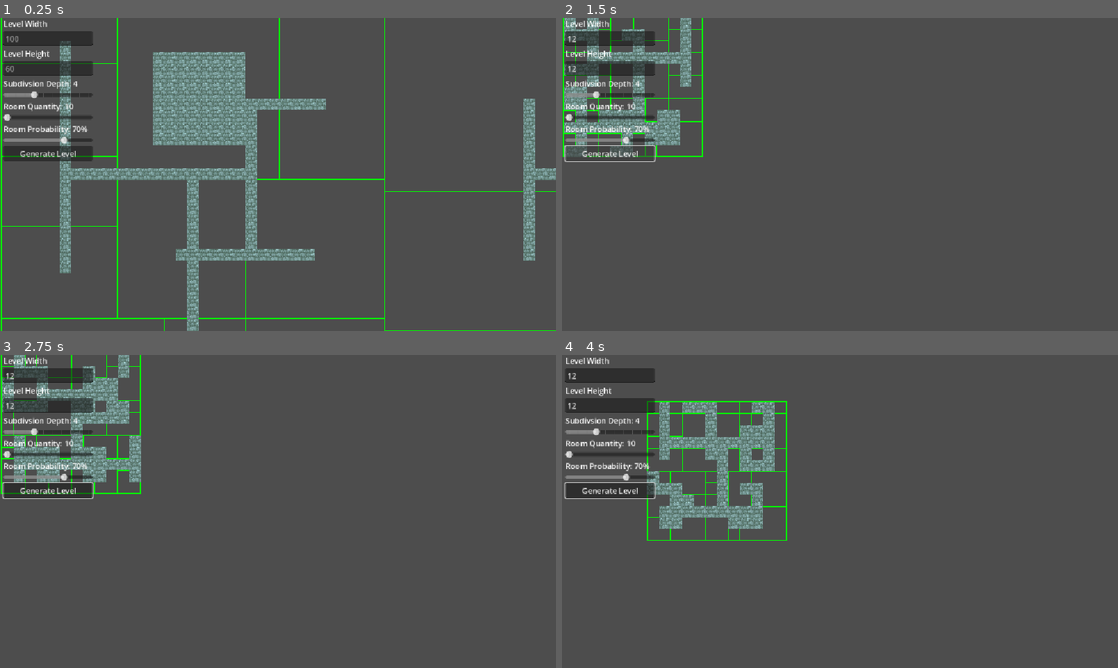
Above: before the commit, frames 1-4 (two rows, left to right).
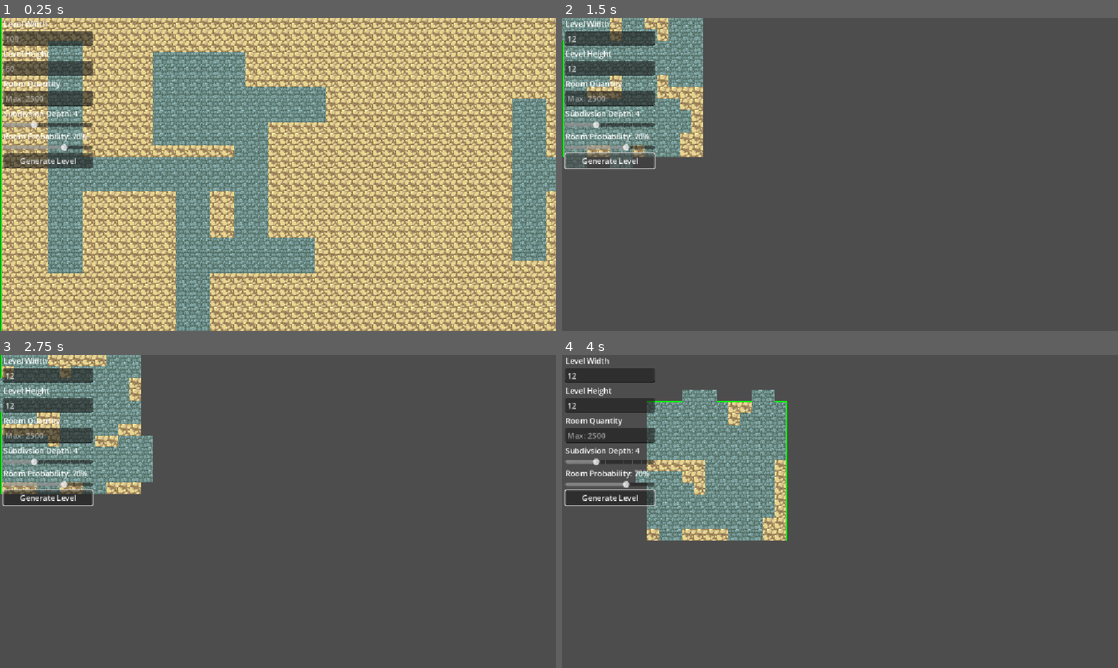
Above: after the commit, the same moments.

Repository: ThatGuyIain/Mystery-Dungeon-Generator
Game: Godot game, scene res://scenes/generator.tscn
Same seed, same stepped clock (60 frames per second), same inputs: the game is played once before the commit and once after it.
Inputs (mouse positions are in pixels of both pictures, inside the frame that each line leads up to):
- Up to frame 1 (0.25 s): no input
- Up to frame 2 (1.5 s): click (612, 39) at 0.52 s; type "12" at 0.6 s; click (612, 68) at 0.75 s; type "12" at 0.83 s; click "Generate Level" at 1.25 s
- Up to frame 3 (2.75 s): tap Enter at 2 s; move the mouse to (400, 495) at 2.02 s; hold Right from 2.03 s (still down); click (400, 495) at 2.17 s; tap Space at 2.27 s
- Up to frame 4 (4 s): release Right at 2.75 s; tap Space at 2.75 s; drag from (728, 527) to (812, 574) at 2.77 s; tap Enter at 3.5 s; move the mouse to (895, 442) at 3.52 s; hold Right from 3.53 s (still down)

The runs differ from the first frame. In frame 1, 87% of the frame differs, in the area x 0-100%, y 0-100%; in frame 2, 7.3%; in frame 3, 7.4%; in frame 4, 9.5%.

Commit message:
Modified map gen behavior, added proper check that stops rooms from trying to generate in boxes that already has a room

Diff:
--- a/scenes/generator.tscn
+++ b/scenes/generator.tscn
@@ -1614,6 +1614,14 @@
 placeholder_text = "60"
 max_length = 3
 
+[node name="Label" type="Label" parent="CanvasLayer/HBoxContainer2/VBoxContainer"]
+layout_mode = 2
+text = "Room Quantity"
+
+[node name="Room Quantity" type="LineEdit" parent="CanvasLayer/HBoxContainer2/VBoxContainer"]
+layout_mode = 2
+placeholder_text = "Max: 2500"
+
 [node name="Label4" type="Label" parent="CanvasLayer/HBoxContainer2/VBoxContainer"]
 layout_mode = 2
 text = "Subdivsion Depth: 4"
@@ -1628,17 +1636,6 @@
 ticks_on_borders = true
 ticks_position = 3
 
-[node name="Label" type="Label" parent="CanvasLayer/HBoxContainer2/VBoxContainer"]
-layout_mode = 2
-text = "Room Quantity: 10"
-
-[node name="Max Rooms Slider" type="HSlider" parent="CanvasLayer/HBoxContainer2/VBoxContainer"]
-layout_mode = 2
-min_value = 5.0
-max_value = 2500.0
-value = 10.0
-rounded = true
-
 [node name="Label5" type="Label" parent="CanvasLayer/HBoxContainer2/VBoxContainer"]
 layout_mode = 2
 text = "Room Probability: 70%"
@@ -1653,7 +1650,7 @@
 
 [connection signal="text_changed" from="CanvasLayer/HBoxContainer2/VBoxContainer/Map Width Box" to="." method="_on_map_width_box_text_changed"]
 [connection signal="text_changed" from="CanvasLayer/HBoxContainer2/VBoxContainer/Map Length Box" to="." method="_on_map_length_box_text_changed"]
+[connection signal="text_changed" from="CanvasLayer/HBoxContainer2/VBoxContainer/Room Quantity" to="." method="_on_room_quantity_text_changed"]
 [connection signal="value_changed" from="CanvasLayer/HBoxContainer2/VBoxContainer/Subdivison Slider" to="." method="_on_subdivison_slider_value_changed"]
-[connection signal="value_changed" from="CanvasLayer/HBoxContainer2/VBoxContainer/Max Rooms Slider" to="." method="_on_max_rooms_slider_value_changed"]
 [connection signal="value_changed" from="CanvasLayer/HBoxContainer2/VBoxContainer/room_probability" to="." method="_on_room_probability_value_changed"]
 [connection signal="pressed" from="CanvasLayer/HBoxContainer2/VBoxContainer/Button" to="." method="_on_button_pressed"]
--- a/scripts/Map.gd
+++ b/scripts/Map.gd
@@ -33,9 +33,10 @@
 	queue_redraw()
 
 func _draw():
-	#draw_tile_rect(MAP_DIMENSIONS,0,Vector2i(4,1))
+	draw_tile_rect(MAP_DIMENSIONS,0,Vector2i(4,1))
 	var rng = RandomNumberGenerator.new()
 	var num_rooms = 0
+	var gen_failed = 0
 
 	var room_quantity = MAX_ROOMS
 
@@ -57,7 +58,7 @@
 
 			var leaf = rooms[boxnum]
 
-			if leaf.suitable:
+			if leaf.suitable and not leaf.has_room:
 
 				num_rooms += 1
 				# Generate Rooms in each subdivided box
@@ -66,6 +67,11 @@
 						if not is_inside_padding(x,y,leaf,padding):
 							leaf.has_room = true
 							TILEMAP.set_cell(Vector2i(x + leaf.position.x,y + leaf.position.y),0,Vector2i(13,1))
+			else:
+				gen_failed += 1
+
+				if gen_failed > 10:
+					break
 
 	draw_paths()
 
@@ -108,20 +114,18 @@
 			# horizontal
 			for i in range(path['right'].x - path['left'].x):
 				TILEMAP.set_cell(Vector2i(path['left'].x+i,path['left'].y),0 ,Vector2i(13, 1))
+				TILEMAP.set_cell(Vector2i(path['left'].x+i,path['left'].y-1),0 ,Vector2i(13, 1))
+				TILEMAP.set_cell(Vector2i(path['left'].x+i,path['left'].y+1),0 ,Vector2i(13, 1))
 		else:
 			# vertical
 			for i in range(path['right'].y - path['left'].y):
 				TILEMAP.set_cell(Vector2i(path['left'].x,path['left'].y+i), 0, Vector2i(13, 1))
+				TILEMAP.set_cell(Vector2i(path['left'].x-1,path['left'].y+i), 0, Vector2i(13, 1))
+				TILEMAP.set_cell(Vector2i(path['left'].x+1,path['left'].y+i), 0, Vector2i(13, 1))
 
 
 func _on_button_pressed() -> void:
 	generate_map() # Replace with function body.
-
-
-func _on_max_rooms_slider_value_changed(value: float) -> void:
-	MAX_ROOMS = int(value)
-	max_rooms_text.text = "Max Rooms: " + str(MAX_ROOMS)
-
 
 func _on_map_width_box_text_changed(new_text: String) -> void:
 	if not int(new_text):
@@ -145,3 +149,13 @@
 func _on_room_probability_value_changed(value: float) -> void:
 	ROOM_PROBABILITY = int(value)
 	room_probabilty_text.text = "Room Probability: " + str(int(ROOM_PROBABILITY)) + "%"
+
+
+func _on_room_quantity_text_changed(new_text: String) -> void:
+	if not int(new_text):
+		return
+
+	if int(new_text) > 2500 or int(new_text) < 0:
+		return
+
+	MAX_ROOMS = int(new_text)
